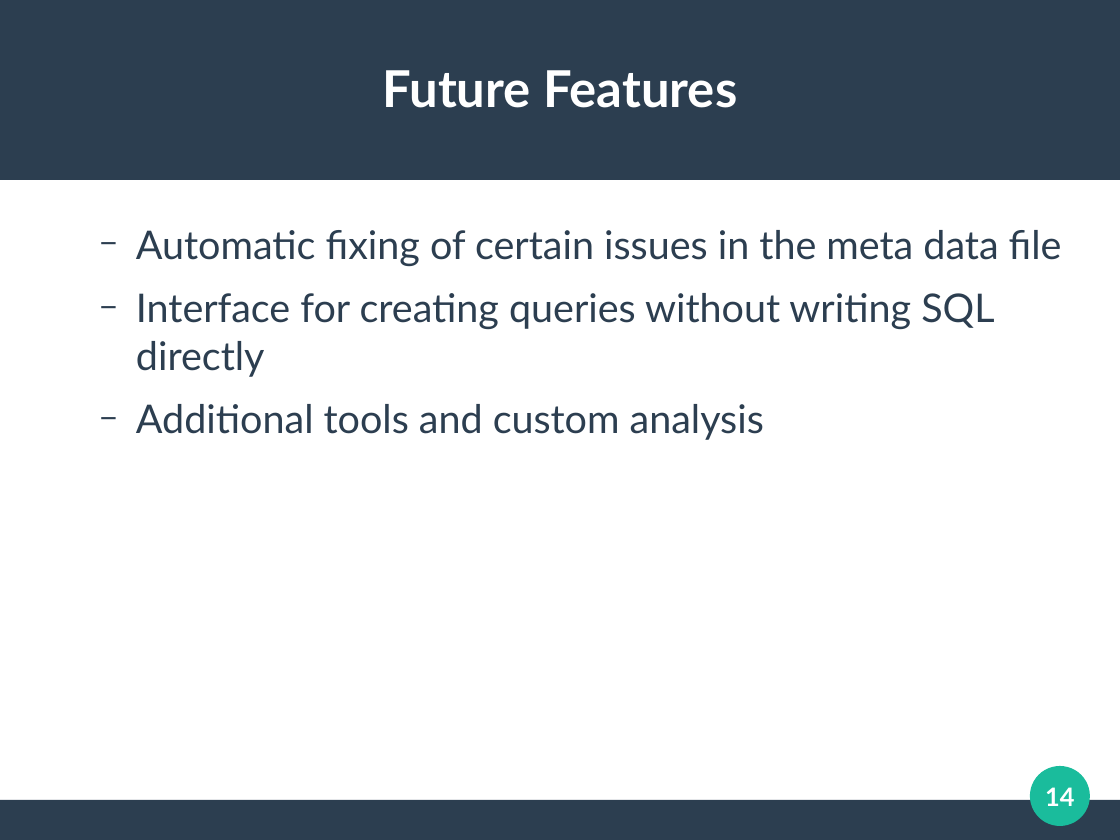
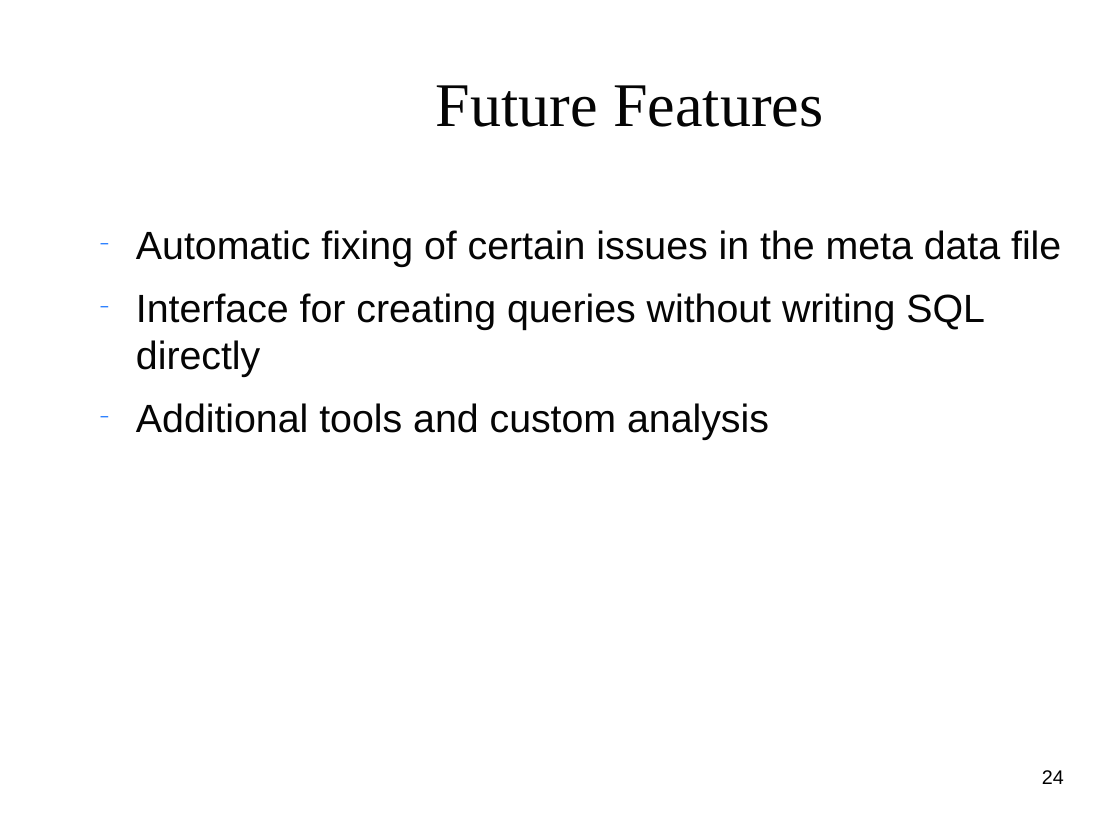
Before and after one commit to clemente-lab/mmeds-meta, a slide deck: slide 24 of sql/mmeds.odp (slide 14 before the commit). Drawn at 1120x840 pixels with LibreOffice and Linux fonts; fonts in the diff are those of the drawing; background and template pictures are left out. Boxes give left, top, right and bottom in pixels: in the first picture for what was removed or moved away, otherwise in the second. Text is boxed around its words. In the diff, an @@ line names an element or a change of style, - is before the commit and + after.

```diff
--- a/sql/mmeds.odp
+++ b/sql/mmeds.odp
@@ rectangle removed at [0,0,1120,180] @@
@@ title "Future Features": place and size @@
-title "Future Features" at [382,70,737,108]
+title "Future Features" at [436,85,823,127]
@@ title "Future Features" at [436,85,823,127]: size 36 to 44 pt, font Lato to Times New Roman, text colour #FFFFFF to #050505, bold off @@
@@ text "Automatic fixing of certain issues ..." at [136,230,1061,440]: size 28 to 27.9 pt, font Lato to Arial, text colour #2C3E50 to #050505; bullet colour #2C3E50 to #0066FF @@
@@ ellipse removed at [1031,766,1091,826] @@
@@ page number added at [1042,770,1064,784], 14 pt, text #000000 @@
+24
@@ rectangle removed at [0,800,1120,839] @@
@@ page number removed at [1045,787,1074,806] @@
-14
```
Also in this commit, not shown: 17 other slides changed, 10 slides added, 18 other files.
